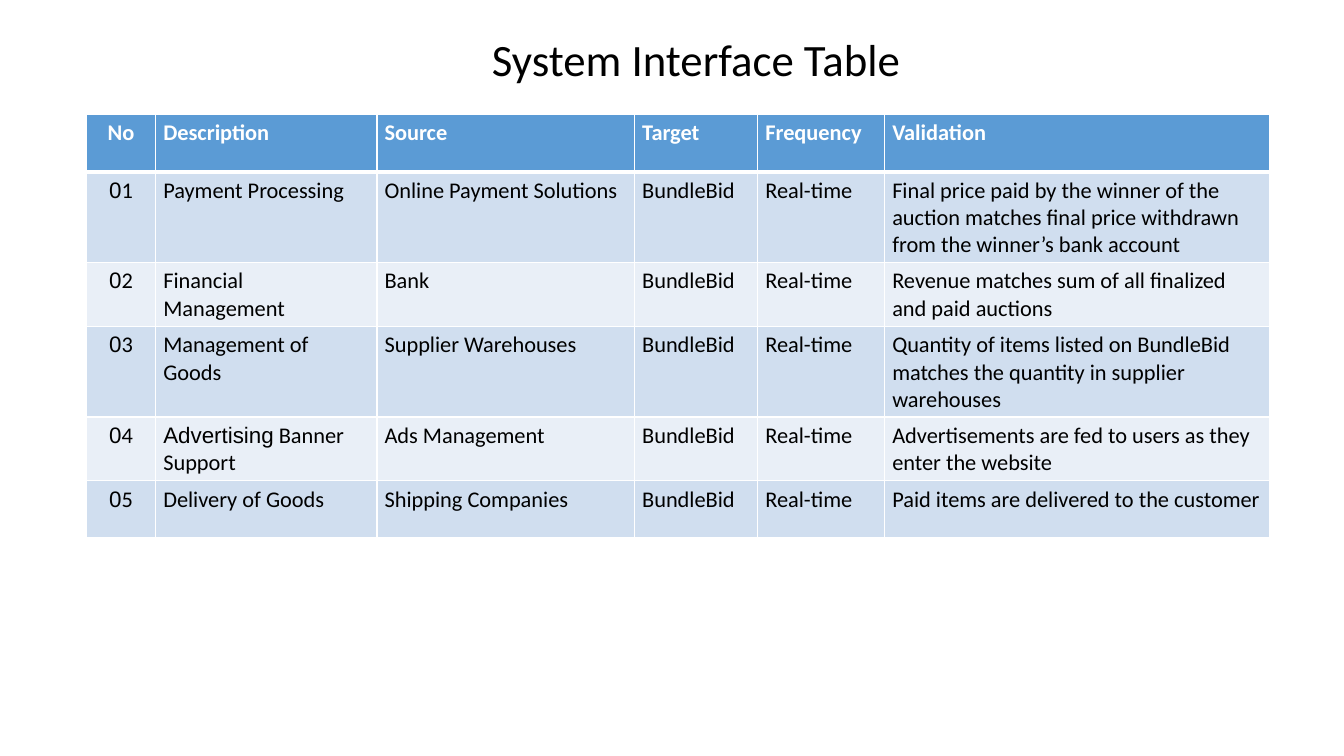
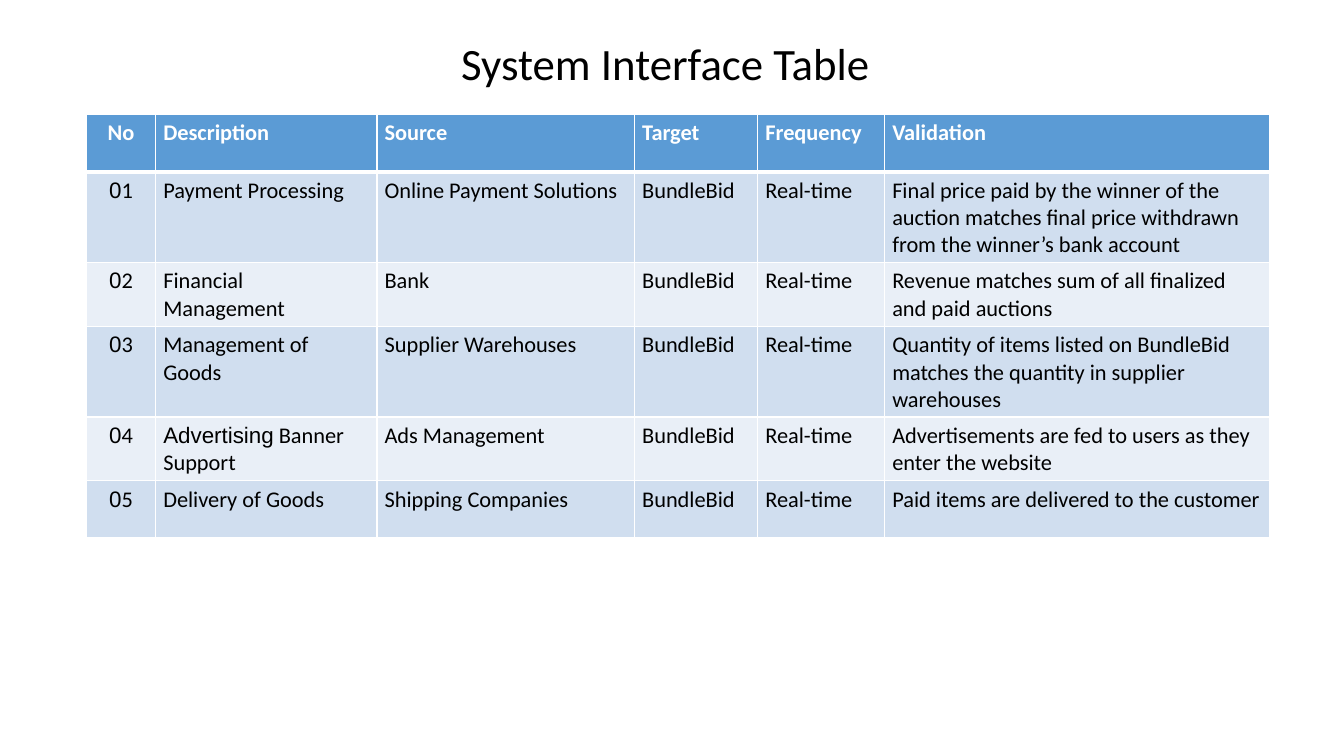
Before and after one commit to scottsun17/BundleBid, a slide deck: slide 2 of BusinessDocuments/_W4_ Context Diagram.pptx. Drawn at 1344x756 pixels with LibreOffice and Linux fonts; fonts in the diff are those of the drawing. Boxes give left, top, right and bottom in pixels: in the first picture for what was removed or moved away, otherwise in the second. Text is boxed around its words. In the diff, an @@ line names an element or a change of style, - is before the commit and + after.

```diff
--- a/BusinessDocuments/_W4_ Context Diagram.pptx
+++ b/BusinessDocuments/_W4_ Context Diagram.pptx
@@ text "System Interface Table" moved from (x1=492, y1=45, x2=900, y2=84) to (x1=461, y1=49, x2=869, y2=88) @@
```
Also in this commit, not shown: 2 other files.
